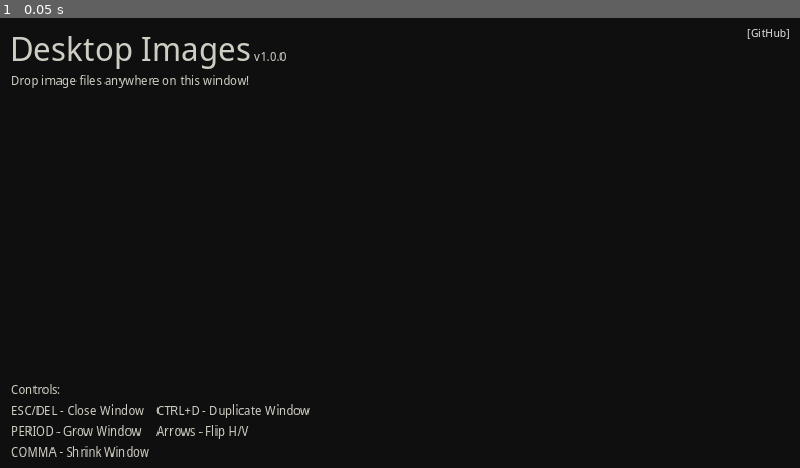
Above: before the commit, frame 1.
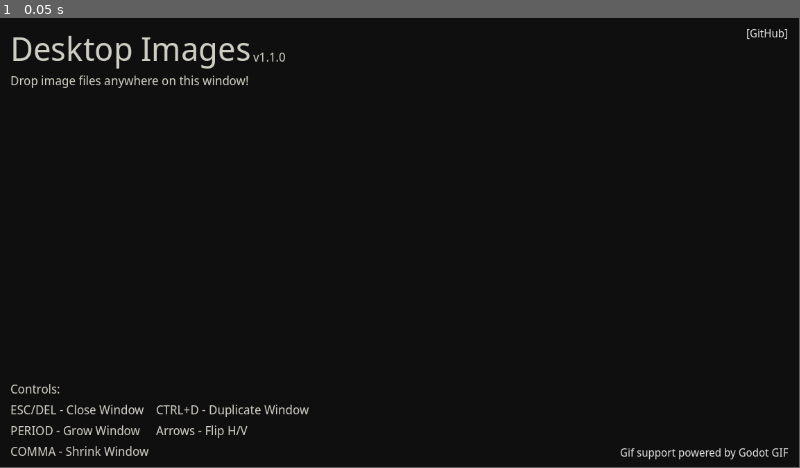
Above: after the commit, the same moment.

Repository: Holy-Person/Desktop-Images
Game: Godot game, scene res://Main/app_main.tscn
Same seed, same stepped clock (60 frames per second), same inputs: the game is played once before the commit and once after it.
Inputs:
- Up to frame 1 (0.05 s): no input
In our replay, the window is 800x450 before the commit and 799x449 after it. These sizes can differ from the game's own. Grey fills any space a smaller window leaves; there, only what the larger window draws over its background counts as a difference.

The runs differ from the first frame. In frame 1, 1.8% of the frame differs, in the area x 1-99%, y 2-99%.
Error after the commit: Parse Error: Identifier "GifManager" not declared in the current scope. (res://Main/app_main.gd:32)

Commit message:
GIF Support
Added GIF support powered by Godot GIF.
Fixed window scaling.
Added minimum window size.

Diff:
--- a/Main/app_main.gd
+++ b/Main/app_main.gd
@@ -8,13 +8,12 @@
 @onready var selected_container : Panel = $MarginContainer/Control/Panel
 @onready var selected_texture : TextureRect = $MarginContainer/Control/Panel/MarginContainer/Selected
 
-var are_windows_focusable : bool = true
-
 
 
 ## Detect file drops.
 func _ready():
 	get_viewport().files_dropped.connect(on_files_dropped)
+	get_window().min_size = Vector2i(530, 245)
 
 ## Handle dropped files.
 func on_files_dropped(files : PackedStringArray) -> void:
@@ -22,30 +21,25 @@
 
 ## Create a window and insert the given file.
 func create_window(file : String) -> void:
-	var image = Image.new()
-	image.load(file)
+	var texture : Texture
 
-	if image.is_empty(): return # Ignore if it can't load the image.
+	match file.right(file.length() - file.rfind(".") - 1):
+		"bmp", "dds", "exr", "hdr", "jpg", "jpeg", "png", "tga", "svg", "webp":
+			var image : Image = Image.load_from_file(file)
+			if image.is_empty(): return # Ignore if it can't load the image.
+			texture = ImageTexture.create_from_image(image)
+		"gif":
+			texture = GifManager.animated_texture_from_file(file)
+		_:
+			return
 
+	if !texture: return
 	var new_window : Window = window_scene.instantiate()
 	new_window.name = file.right(file.length() - file.rfind("\\") - 1)
 
-	var texture = ImageTexture.create_from_image(image)
 	new_window.set_image(texture)
 
-#	new_window.focus_entered.connect(window_focused.bind(new_window))
-#	new_window.tree_exiting.connect(window_focused)
-
 	self.add_child(new_window)
-
-## Unfinished functionality, shows a preview of the currently selected window.
-#func window_focused(window : Window = null) -> void:
-#	if !window:
-#		selected_texture.texture = null
-#		return
-#	var window_image : ImageTexture = window.get_image()
-#	selected_texture.texture = window_image
-#	selected_container.custom_minimum_size = window_image.get_size() / ( window_image.get_size() - Vector2(150, 150) )
 
 
 
--- a/Main/app_main.tscn
+++ b/Main/app_main.tscn
@@ -17,12 +17,17 @@
 anchor_bottom = 1.0
 grow_horizontal = 2
 grow_vertical = 2
+size_flags_horizontal = 3
+size_flags_vertical = 3
 theme_override_styles/panel = SubResource("StyleBoxFlat_lyf6k")
 metadata/_edit_lock_ = true
 
 [node name="MarginContainer" type="MarginContainer" parent="."]
-offset_right = 1152.0
-offset_bottom = 648.0
+anchors_preset = 15
+anchor_right = 1.0
+anchor_bottom = 1.0
+grow_horizontal = 2
+grow_vertical = 2
 size_flags_horizontal = 3
 theme = ExtResource("3_2pcsl")
 metadata/_edit_lock_ = true
@@ -142,4 +147,19 @@
 offset_top = 33.0
 offset_right = 397.0
 offset_bottom = 62.0
-text = "v1.0.0"
+text = "v1.1.0"
+
+[node name="LinkButton2" type="LinkButton" parent="MarginContainer/Control"]
+layout_mode = 1
+anchors_preset = 3
+anchor_left = 1.0
+anchor_top = 1.0
+anchor_right = 1.0
+anchor_bottom = 1.0
+offset_left = -243.0
+offset_top = -23.0
+grow_horizontal = 0
+grow_vertical = 0
+text = "Gif support powered by Godot GIF"
+underline = 1
+uri = "https://github.com/BOTLANNER/godot-gif"
--- a/Window/window.gd
+++ b/Window/window.gd
@@ -7,10 +7,10 @@
 
 
 ## Update window with new image.
-func set_image(image : ImageTexture) -> void:
+func set_image(image : Texture) -> void:
 	$TextureRect.texture = image
 	size = image.get_size()
-func get_image() -> ImageTexture:
+func get_image() -> Texture:
 	return $TextureRect.texture
 
 
--- a/project.godot
+++ b/project.godot
@@ -11,6 +11,7 @@
 [application]
 
 config/name="Desktop Images"
+config/description="Easily display images on your desktop."
 config/tags=PackedStringArray("active")
 run/main_scene="res://Main/app_main.tscn"
 config/features=PackedStringArray("4.1", "GL Compatibility")
@@ -22,9 +23,12 @@
 [display]
 
 window/subwindows/embed_subwindows=false
-window/stretch/mode="canvas_items"
 window/stretch/aspect="expand"
 window/per_pixel_transparency/allowed=true
+
+[gui]
+
+theme/default_font_multichannel_signed_distance_field=true
 
 [input]
 
Not shown, added: addons/godotgif/LICENSE.txt
Not shown, changed: README.md
Not shown, added: addons/godotgif/README.md
Not shown, added: addons/godotgif/bin/godotgif.macos.template_debug.framework/libgodotgif.macos.template_debug
Not shown, added: addons/godotgif/bin/godotgif.macos.template_release.framework/libgodotgif.macos.template_release
Not shown, added: addons/godotgif/bin/godotgif.windows.template_debug.x86_32.dll
Not shown, added: addons/godotgif/bin/godotgif.windows.template_debug.x86_64.dll
Not shown, added: addons/godotgif/bin/godotgif.windows.template_release.x86_32.dll
Not shown, added: addons/godotgif/bin/godotgif.windows.template_release.x86_64.dll
Not shown, added: addons/godotgif/bin/libgodotgif.android.template_debug.arm64.so
Not shown, added: addons/godotgif/bin/libgodotgif.android.template_release.arm64.so
Not shown, added: addons/godotgif/bin/libgodotgif.linux.template_debug.x86_32.so
(and 4 more such lines)
